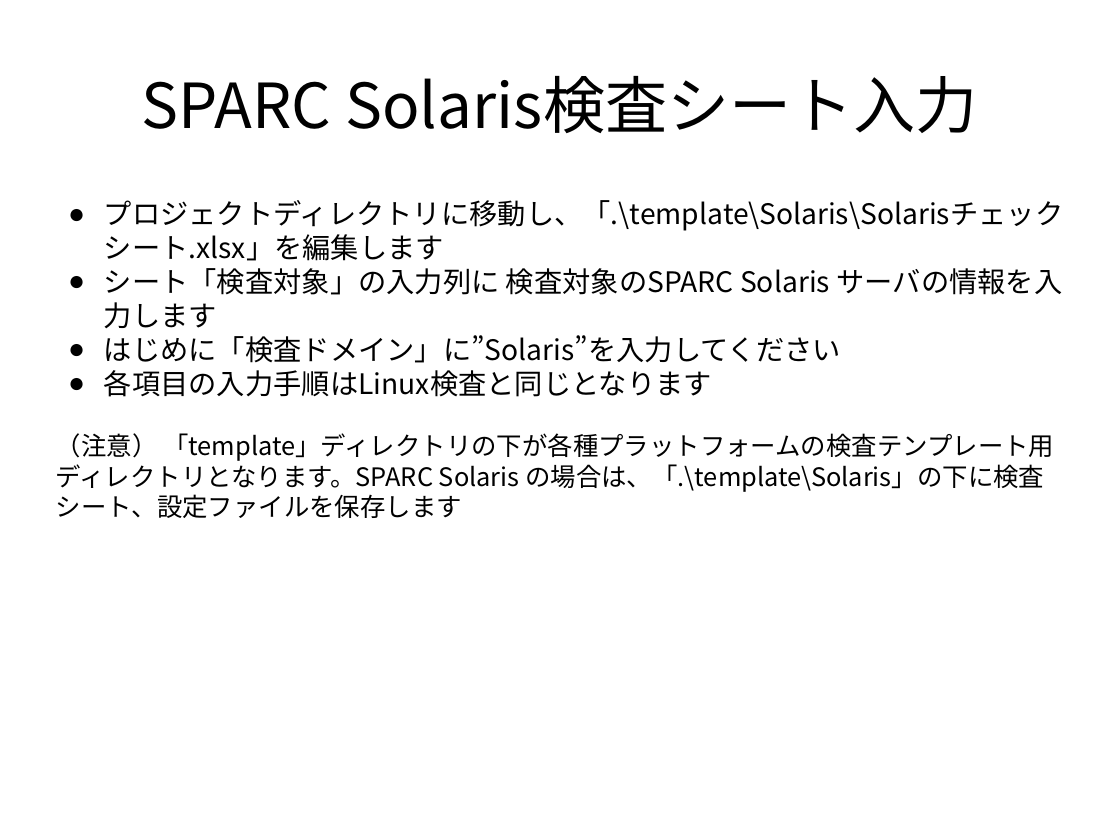
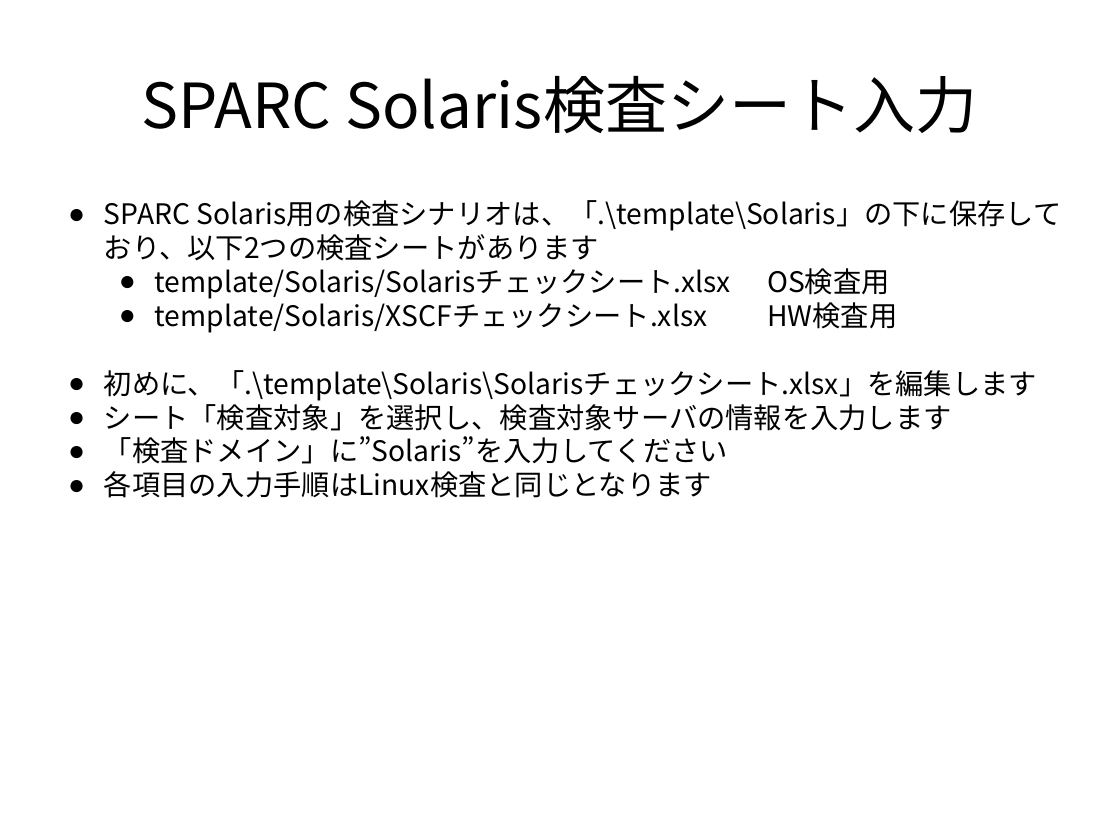
Before and after one commit to frsw3nr/gradle-server-acceptance, a slide deck: slide 61 of docs/jp/tutorial_test_pc.pptx (slide 59 before the commit). Drawn at 1120x840 pixels with LibreOffice and Linux fonts; fonts in the diff are those of the drawing. Boxes give left, top, right and bottom in pixels: in the first picture for what was removed or moved away, otherwise in the second. Text is boxed around its words. In the diff, an @@ line names an element or a change of style, - is before the commit and + after.

```diff
--- a/docs/jp/tutorial_test_pc.pptx
+++ b/docs/jp/tutorial_test_pc.pptx
@@ text at [104,200,1062,464]: text changed @@
-● プロジェクトディレクトリに移動し、「.\template\Solaris\Solarisチェックシート.xlsx」を編集します
-● シート「検査対象」の入力列に 検査対象のSPARC Solaris サーバの情報を入力します
-● はじめに「検査ドメイン」に”Solaris”を入力してください
+● SPARC Solaris用の検査シナリオは、「.\template\Solaris」の下に保存しており、以下2つの検査シートがあります
+  ● template/Solaris/Solarisチェックシート.xlsx OS検査用
+  ● template/Solaris/XSCFチェックシート.xlsx HW検査用
+● 初めに、「.\template\Solaris\Solarisチェックシート.xlsx」を編集します
+● シート「検査対象」を選択し、検査対象サーバの情報を入力します
+● 「検査ドメイン」に”Solaris”を入力してください
@@ text at [56,433,1054,518]: paragraph removed @@
-（注意） 「template」ディレクトリの下が各種プラットフォームの検査テンプレート用ディレクトリとなります。SPARC Solaris の場合は、「.\template\Solaris」の下に検査シート、設定ファイルを保存します
```
Also in this commit, not shown: 29 other slides changed, 2 slides added, 7 other files.
